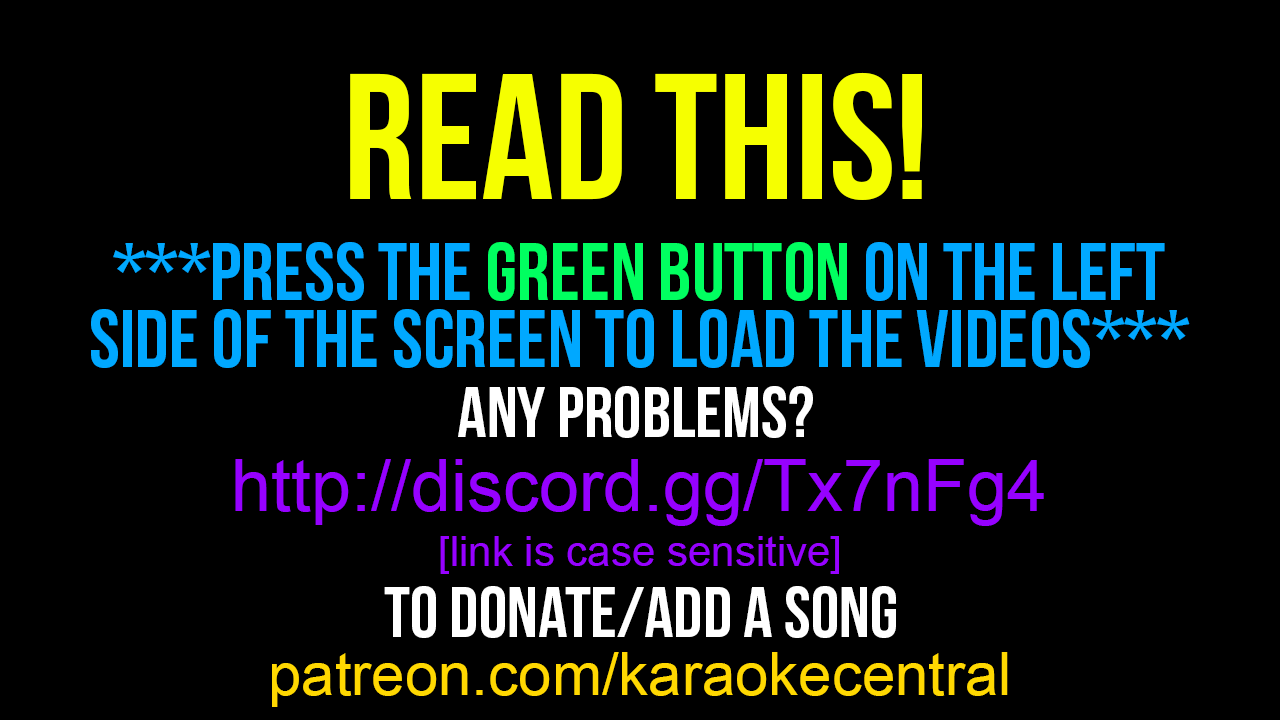
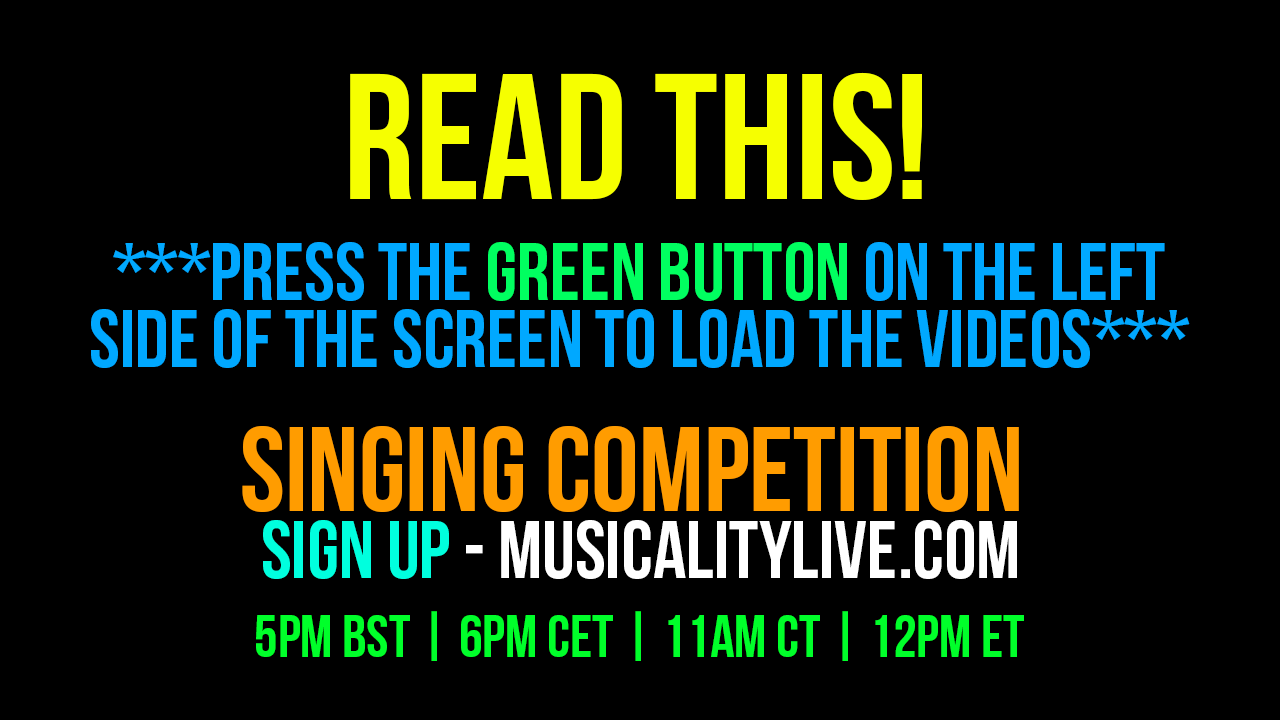
Layered file, before and after one edit (1280 × 720). Changes by layer:
showed "5PM BST | 6PM CET | 11AM CT | 12PM ET" over <box>256,611,1024,661</box>
renamed "SINGING COMPETITION WATCH LIVE - twitch.tv/nyanblade" to "SINGING COMPETITION sign up - MUSICALITYLIVE.COM", showed it, painted on it over <box>235,426,1044,579</box>
hid "patreon.com/karaokecentral" over <box>272,652,1008,707</box>
hid "[link is case sensitive]" over <box>440,536,839,574</box>
hid "http://discord.gg/Tx7nFg4" over <box>235,459,1044,526</box>
hid "To donate/add a song" over <box>384,586,896,638</box>
hid "any problems?" over <box>458,386,813,438</box>
